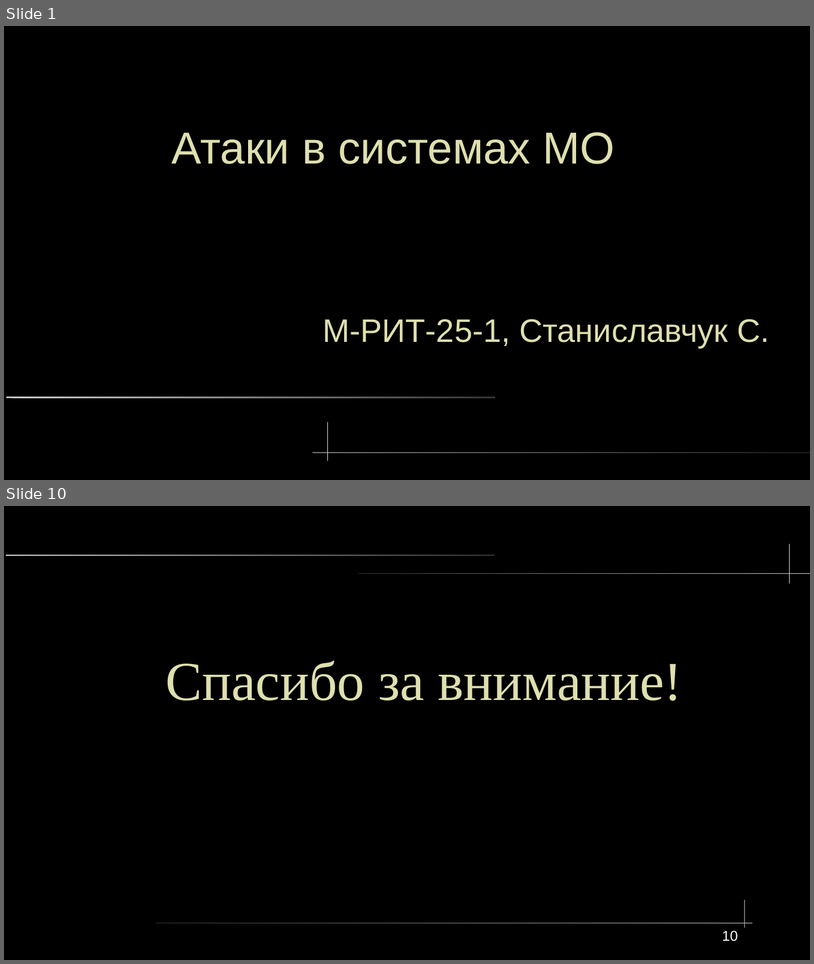
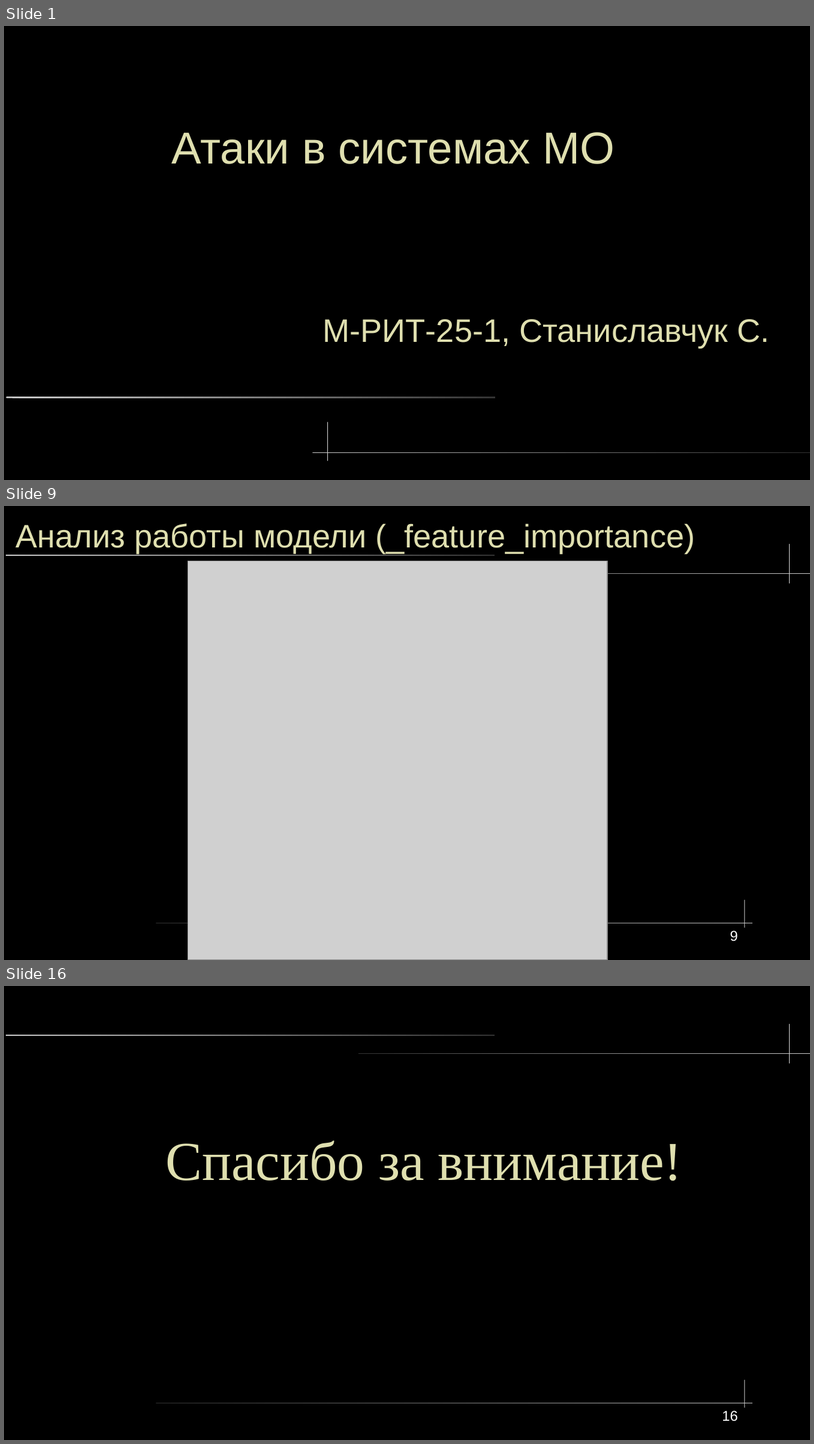
Before and after one commit to lxvevery1/LSTU_MAG, a slide deck: 5_1/ML/lab/coursework/presentation/ProjectOrg.odp. Shown one above the other, each under a label of ours: slides 1 and 10 before the commit, slides 1, 9 and 16 after it; the slides between them are not shown. The pictures are 814x964 and 814x1444 pixels, drawn with LibreOffice and Linux fonts; fonts in the diff are those of the drawing; grey boxes stand for pictures. Boxes give left, top, right and bottom in pixels: in the first picture for what was removed or moved away, otherwise in the second. Text is boxed around its words. In the diff, an @@ line names an element or a change of style, - is before the commit and + after.

```diff
--- a/5_1/ML/lab/coursework/presentation/ProjectOrg.odp
+++ b/5_1/ML/lab/coursework/presentation/ProjectOrg.odp
@@ slide 9 added at (4, 506, 810, 960), background #000000; not listed: 5 template elements that a slide beside it also shows @@
@@ title added at (15, 523, 695, 553), 32 pt, text #DFDFAF @@
+Анализ работы модели (_feature_importance)
@@ picture added at (188, 561, 608, 960) @@
@@ page number added at (731, 930, 738, 941), 14 pt, text #FFFFFF @@
+9
@@ what was slide 10 is now slide 16 @@
@@ page number at (722, 1410, 738, 1421): text changed @@
-10
+16
```
Also in this commit, not shown: 2 slides changed, 12 other slides added, 6 slides removed, 4 other files.
